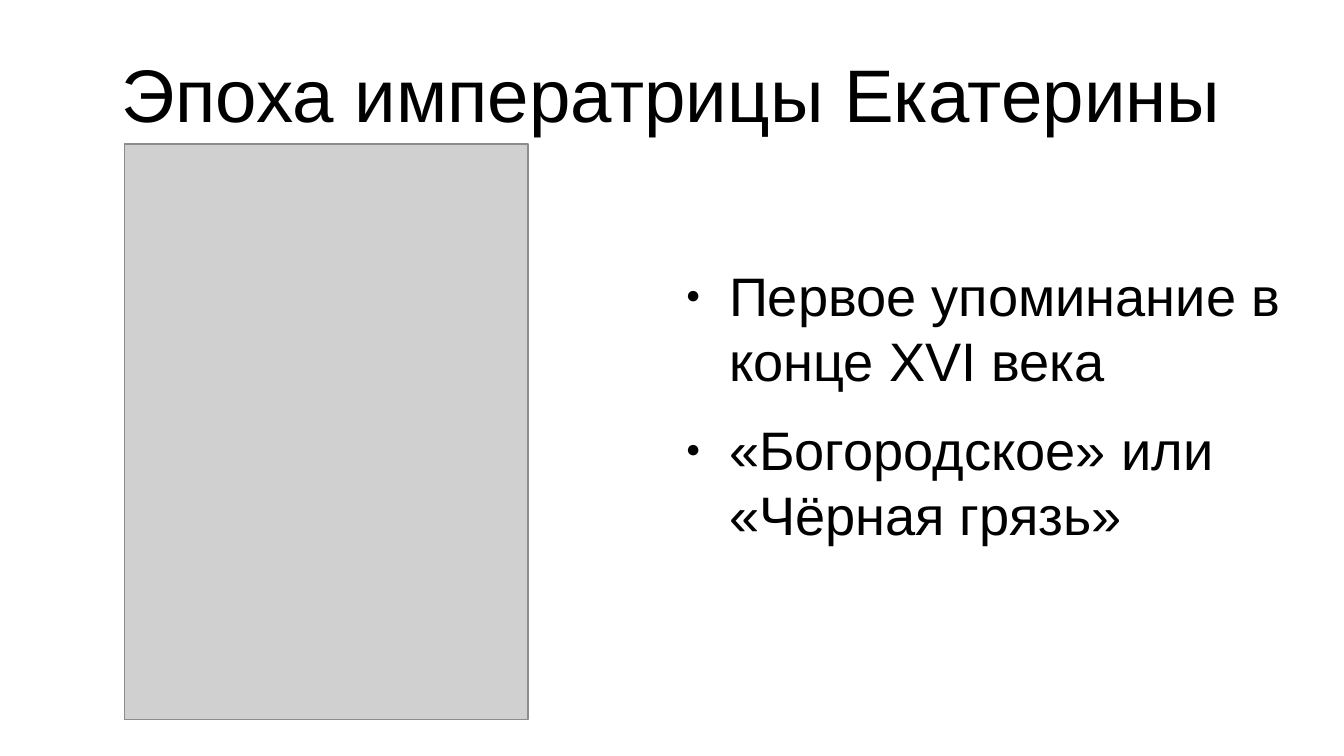
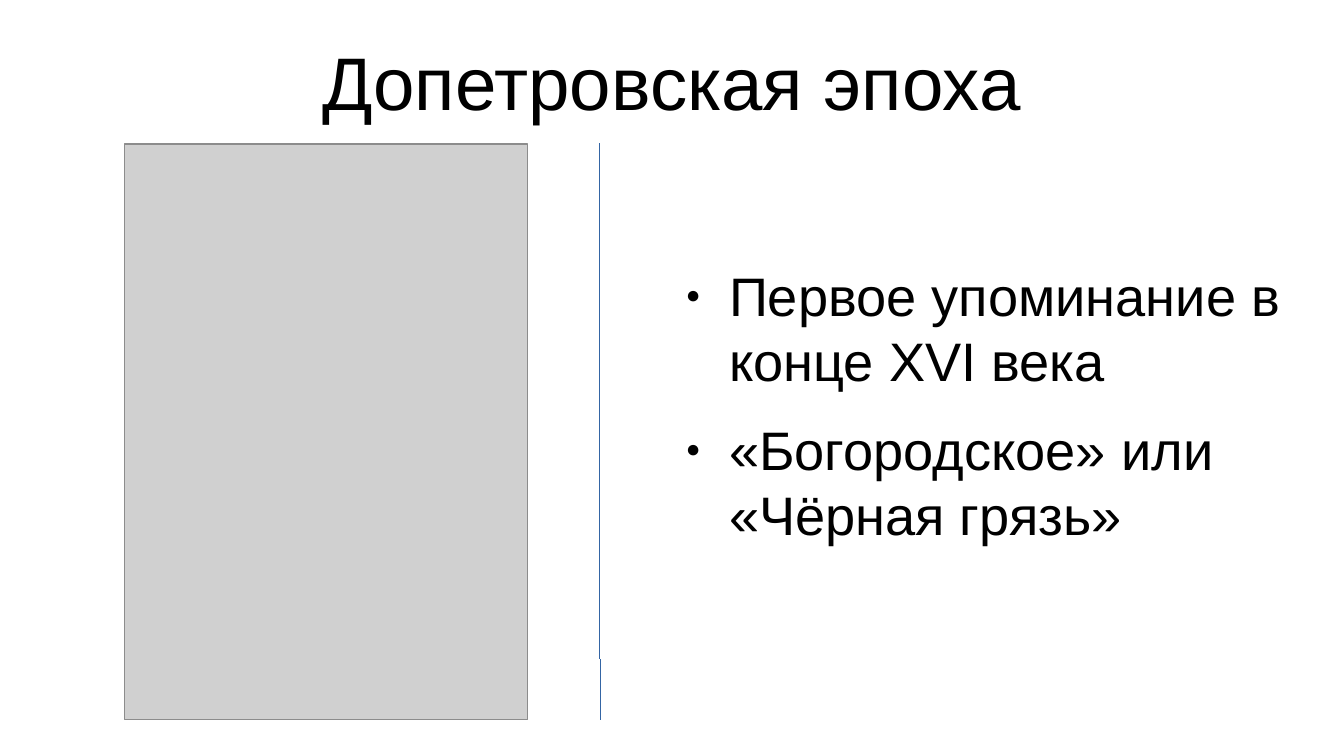
Before and after one commit to Astolfo-femboy-UwU/urban-octo-barnacle, a slide deck: slide 3 of Основы Российской Государственности/История района Царицыно.pptx (slide 2 before the commit). Drawn at 1344x756 pixels with LibreOffice and Linux fonts; fonts in the diff are those of the drawing; grey boxes stand for pictures. Boxes give left, top, right and bottom in pixels: in the first picture for what was removed or moved away, otherwise in the second. Text is boxed around its words. In the diff, an @@ line names an element or a change of style, - is before the commit and + after.

```diff
--- a/Основы Российской Государственности/История района Царицыно.pptx
+++ b/Основы Российской Государственности/История района Царицыно.pptx
@@ title at (322,58,1021,124): text changed @@
-Эпоха императрицы Екатерины
+Допетровская эпоха
@@ line added from (600, 144) to (600, 721), #3465A4 0 pt @@
```
Also in this commit, not shown: 4 other slides changed, 2 slides added, 2 slides removed, 1 other file.
